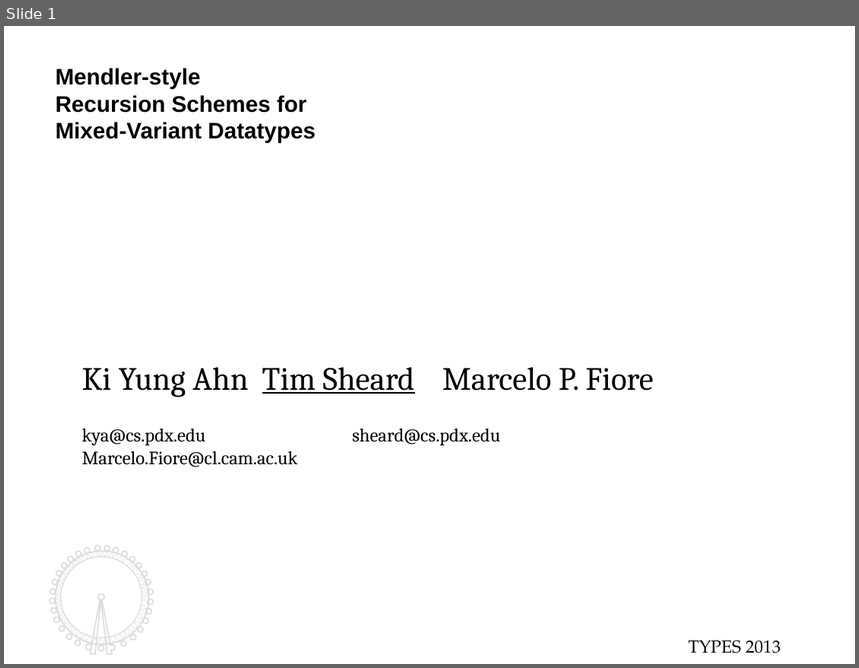
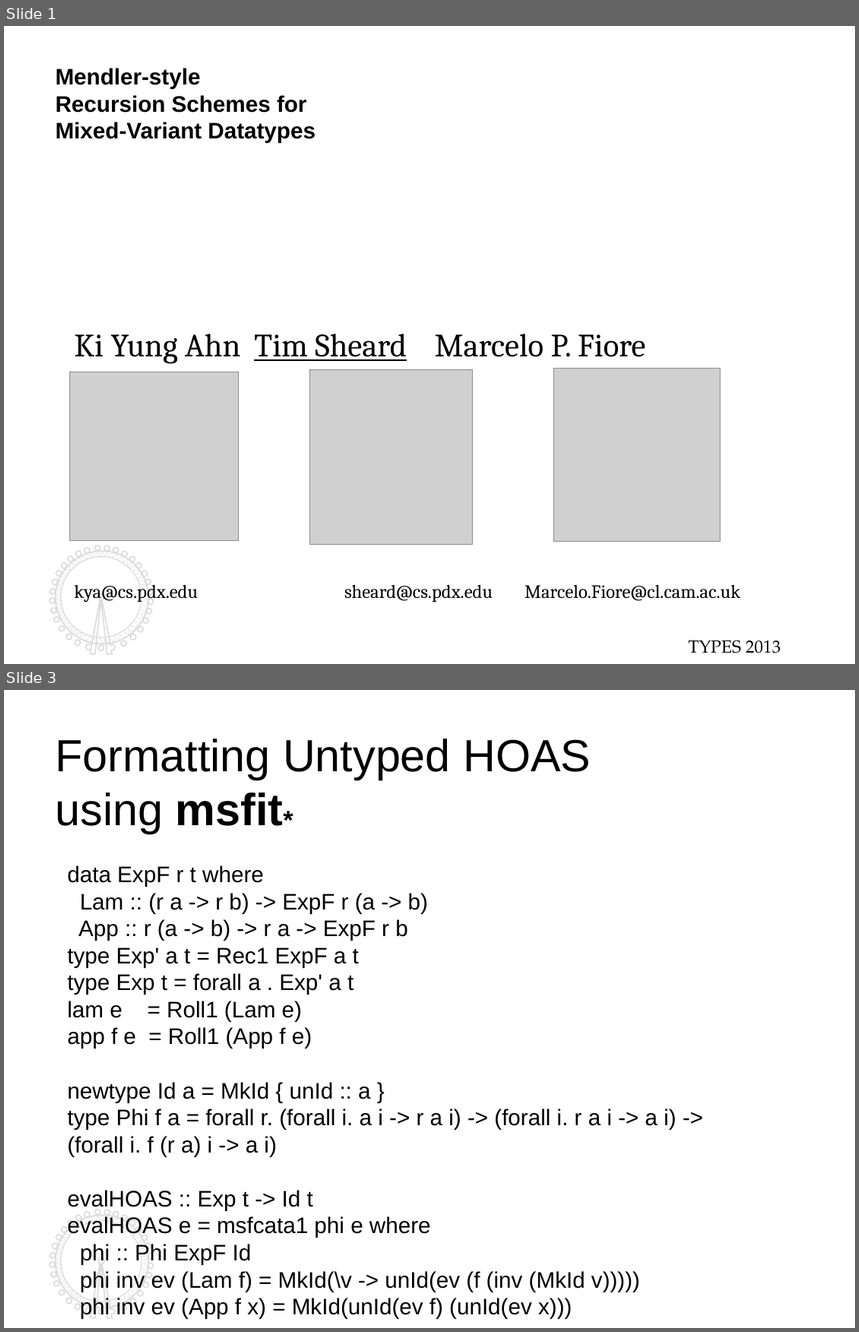
Before and after one commit to kyagrd/nax, a slide deck: trunk/draft/TYPES13/ppt/myslide.odp. Shown one above the other, each under a label of ours: slide 1 before the commit, slides 1 and 3 after it; the slides between them are not shown. The pictures are 859x668 and 859x1332 pixels, drawn with LibreOffice and Linux fonts; fonts in the diff are those of the drawing; grey boxes stand for pictures. Boxes give left, top, right and bottom in pixels: in the first picture for what was removed or moved away, otherwise in the second. Text is boxed around its words. In the diff, an @@ line names an element or a change of style, - is before the commit and + after.

```diff
--- a/trunk/draft/TYPES13/ppt/myslide.odp
+++ b/trunk/draft/TYPES13/ppt/myslide.odp
@@ slide 3 added at (x1=4, y1=690, x2=855, y2=1328), background #FFFFFF; not listed: 4 template elements that a slide beside it also shows @@
@@ text added at (x1=56, y1=739, x2=591, y2=834), 36 pt, text #000000 @@
+Formatting Untyped HOAS
+using msfit*
@@ text added at (x1=67, y1=866, x2=676, y2=1319), 18 pt, text #000000 @@
+data ExpF r t where
+Lam :: (r a -> r b) -> ExpF r (a -> b)
+App :: r (a -> b) -> r a -> ExpF r b
+type Exp' a t = Rec1 ExpF a t
+type Exp t = forall a . Exp' a t
+lam e = Roll1 (Lam e)
+app f e = Roll1 (App f e)
+newtype Id a = MkId { unId :: a }
+type Phi f a = forall r. (forall i. a i -> r a i) -> (forall i. r a i -> a i) -> (forall i. f (r a) i -> a i)
+evalHOAS :: Exp t -> Id t
+evalHOAS e = msfcata1 phi e where
+phi :: Phi ExpF Id
+phi inv ev (Lam f) = MkId(\v -> unId(ev (f (inv (MkId v)))))
+phi inv ev (App f x) = MkId(unId(ev f) (unId(ev x)))
@@ slide 1 changed as well @@
@@ text "Ki Yung Ahn Tim Sheard ..." rewrapped from (x1=82, y1=367, x2=653, y2=468) to (x1=74, y1=334, x2=740, y2=603) @@
@@ picture added at (x1=70, y1=373, x2=238, y2=541) @@
@@ picture added at (x1=310, y1=370, x2=473, y2=544) @@
@@ picture added at (x1=554, y1=369, x2=721, y2=542) @@
@@ outline redrawn in 3 elements at (x1=49, y1=547, x2=153, y2=655), (x1=56, y1=552, x2=149, y2=645), (x1=56, y1=552, x2=148, y2=645) @@
```
Also in this commit, not shown: 4 other slides added, 1 slide removed, 5 other files.
